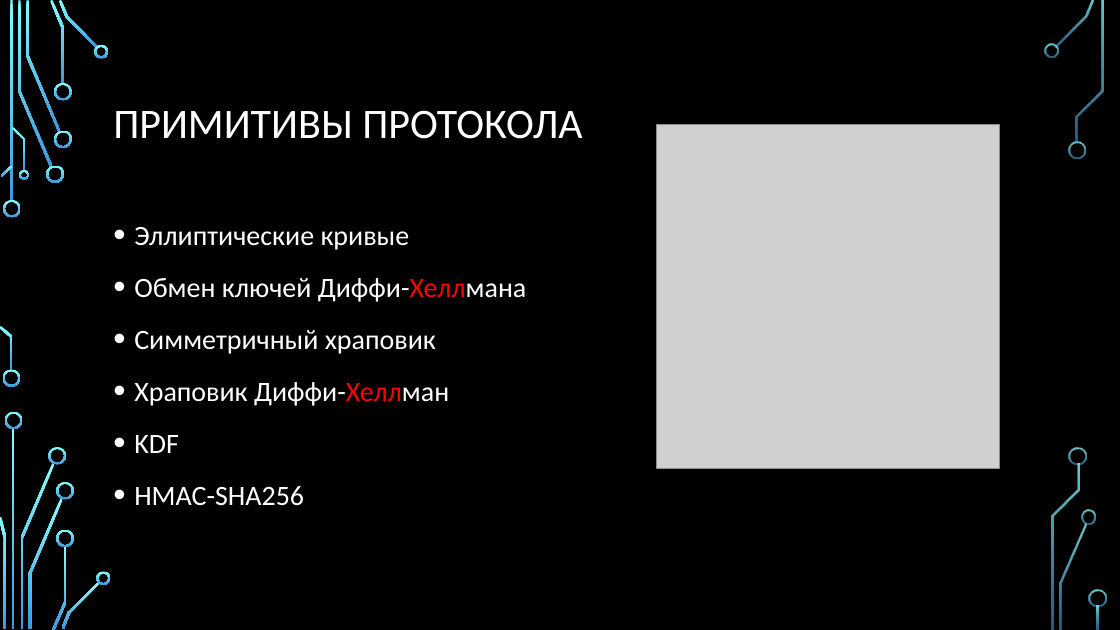
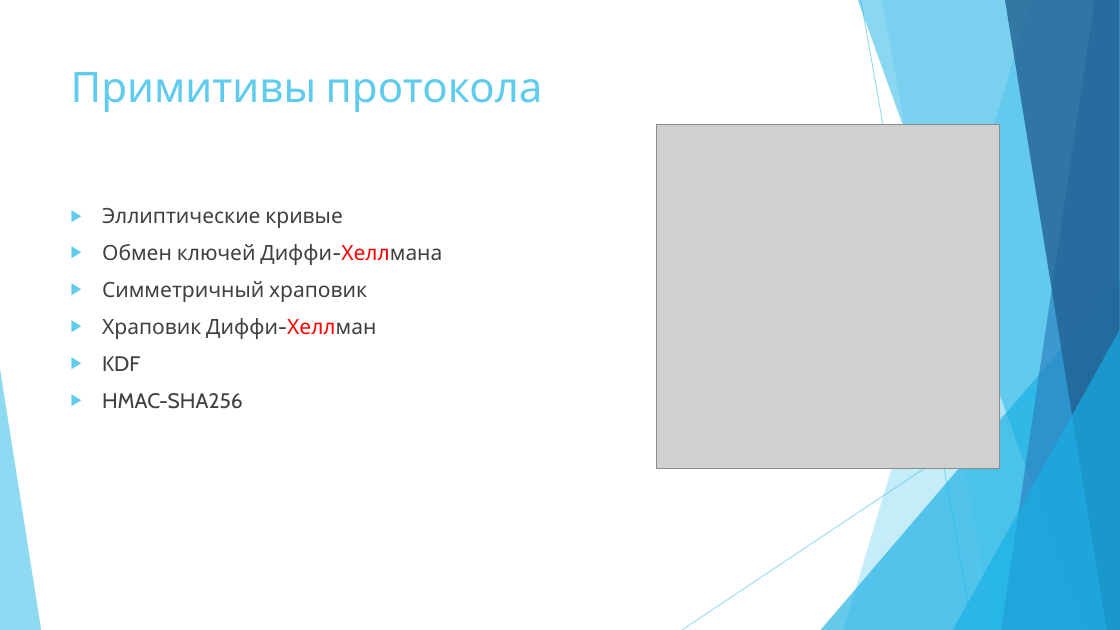
Before and after one commit to natallia-zzz/messenger_crypt, a slide deck: slide 3 of SignalProtocol.pptx. Drawn at 1120x630 pixels with LibreOffice and Linux fonts; fonts in the diff are those of the drawing; grey boxes stand for pictures; background and template pictures are left out. Boxes give left, top, right and bottom in pixels: in the first picture for what was removed or moved away, otherwise in the second. Text is boxed around its words. In the diff, an @@ line names an element or a change of style, - is before the commit and + after.

```diff
--- a/SignalProtocol.pptx
+++ b/SignalProtocol.pptx
@@ background picture (left out) to #FFFFFF @@
@@ title "Примитивы протокола" at (71, 72, 543, 112): vertical alignment middle to top @@
@@ title at (71, 72, 543, 112): text changed; font Calibri to Cabin; text colour #FFFFFF to #5FCBEF @@
-ПРИМИТИВЫ ПРОТОКОЛА
+Примитивы протокола
@@ text "Эллиптические кривые": place and size @@
-text "Эллиптические кривые" at (134, 227, 527, 506)
+text "Эллиптические кривые" at (102, 208, 442, 409)
@@ text "Эллиптические кривые" at (102, 208, 442, 409): size 24 to 18 pt, font Calibri to Cabin, text colour #FFFFFF to #404040; bullet • to ▶; line spacing 1.2 to 1 @@
@@ group added at (0, 0, 1120, 630): 5 freeform shapes, 3 triangles, 2 lines @@
@@ group removed at (0, 0, 1107, 630): 33 freeform shapes, 3 rectangles @@
```
Also in this commit, not shown: 13 other slides changed, 5 slides added, 1 slide removed, 2 other files.
